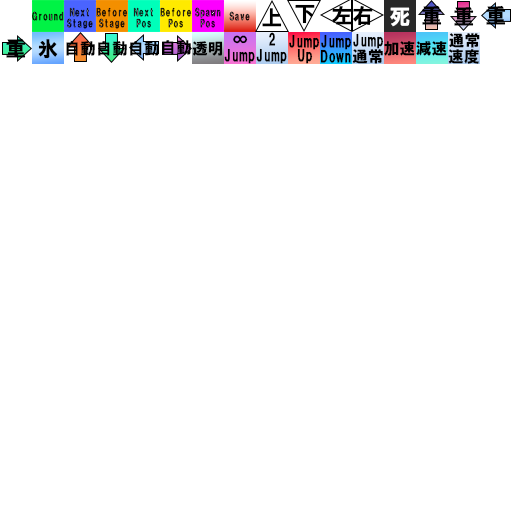
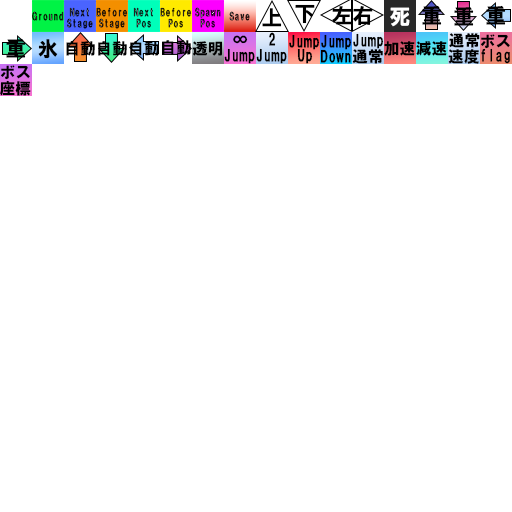
Layers edited between the first and the second 512 × 512 image:
added group "ボス登場座標" with 3 layers above "ボス登場フラグ" over (x1=0, y1=64, x2=32, y2=96)
added layer "座標" in group "ボス登場座標" over (x1=0, y1=80, x2=31, y2=96)
added layer "ボス" (1st of 2, in "ボス登場座標") in group "ボス登場座標" over (x1=0, y1=65, x2=30, y2=80)
added layer "レイヤー 29" in group "ボス登場座標" over (x1=0, y1=64, x2=32, y2=96)
added group "ボス登場フラグ" with 3 layers above "減速" over (x1=480, y1=32, x2=512, y2=64)
added layer "flag" in group "ボス登場フラグ" over (x1=481, y1=48, x2=510, y2=64)
added layer "ボス" (2nd of 2, in "ボス登場フラグ") in group "ボス登場フラグ" over (x1=480, y1=34, x2=510, y2=49)
added layer "レイヤー 28" in group "ボス登場フラグ" over (x1=480, y1=32, x2=512, y2=64)
